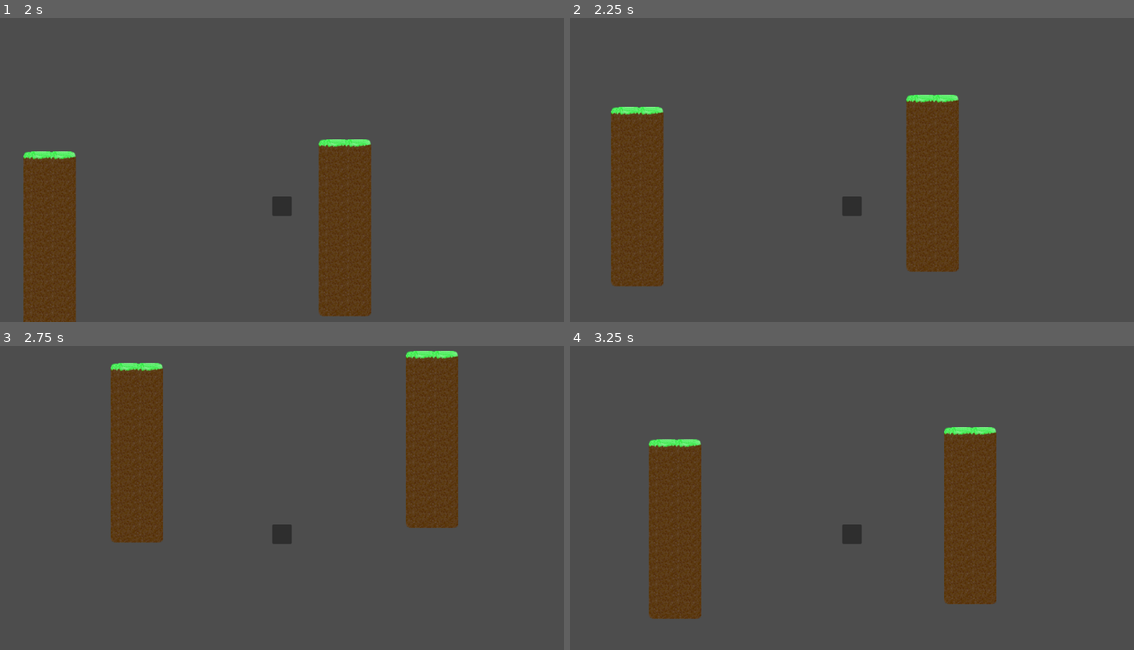
Above: before the commit, frames 1-4 (two rows, left to right).
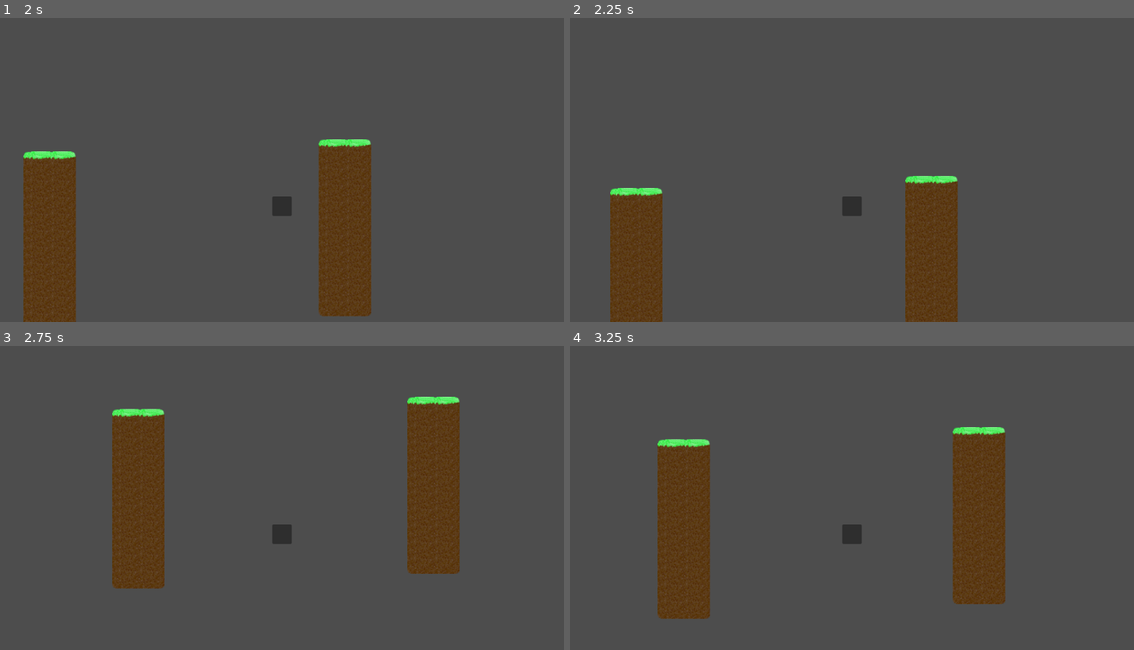
Above: after the commit, the same moments.

Repository: cake4everyone/24-GMTK-JAM
Game: Godot game, scene res://main.tscn
Same seed, same stepped clock (60 frames per second), same inputs: the game is played once before the commit and once after it.
Inputs (mouse positions are in pixels of both pictures, inside the frame that each line leads up to):
- Up to frame 1 (2 s): tap Enter (ui_accept) at 0.5, 0.6, 0.77, 1.07, 1.52, 1.55, 1.82 s; move the mouse to (406, 148) at 0.52 s; hold Right (ui_right) from 0.53 s (still down); click (406, 148) at 0.67 s; move the mouse to (169, 179) at 1.27 s; click (169, 179) at 1.35 s
- Up to frame 2 (2.25 s): move the mouse to (908, 94) at 2.02 s; release Right (ui_right) at 2.03 s; hold Left (ui_left) from 2.03 s (still down); tap Enter (ui_accept) at 2.1 s
- Up to frame 3 (2.75 s): keep holding Left (ui_left)
- Up to frame 4 (3.25 s): move the mouse to (823, 555) at 2.77 s; release Left (ui_left) at 2.78 s; hold Right (ui_right) from 2.78 s (still down); click (823, 555) at 2.85 s; tap Enter (ui_accept) at 3.02, 3.05 s

Frame 1 is identical in both runs. In frame 2, 8.5% of the frame differs, in the area x 7-69%, y 25-100%; in frame 3, 6.7%; in frame 4, 4.2%.

Commit message:
fixed double jump

Diff:
--- a/player.gd
+++ b/player.gd
@@ -41,7 +41,7 @@
 func jump():
 	if is_on_floor():
 		velocity.y = JUMP_VELOCITY
-	elif doubleJump && !slidingr || doubleJump && !slidingl:
+	elif doubleJump && !slidingr && !slidingl:
 		velocity.y = JUMP_VELOCITY * 0.8
 		doubleJump = false
 
